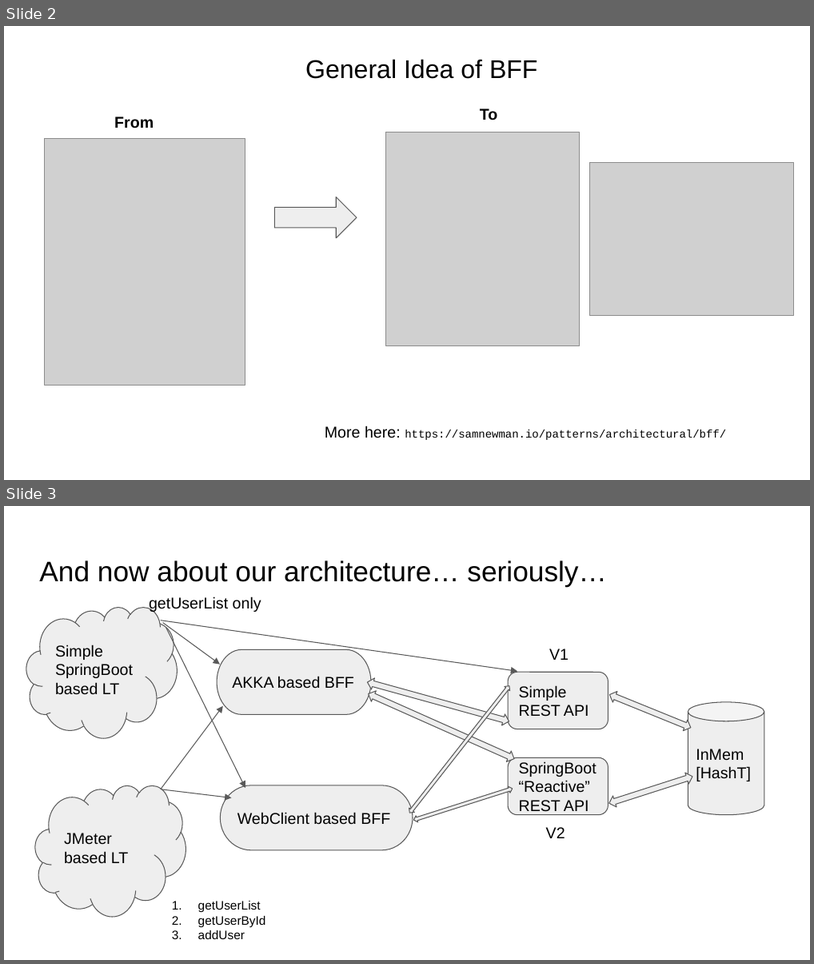
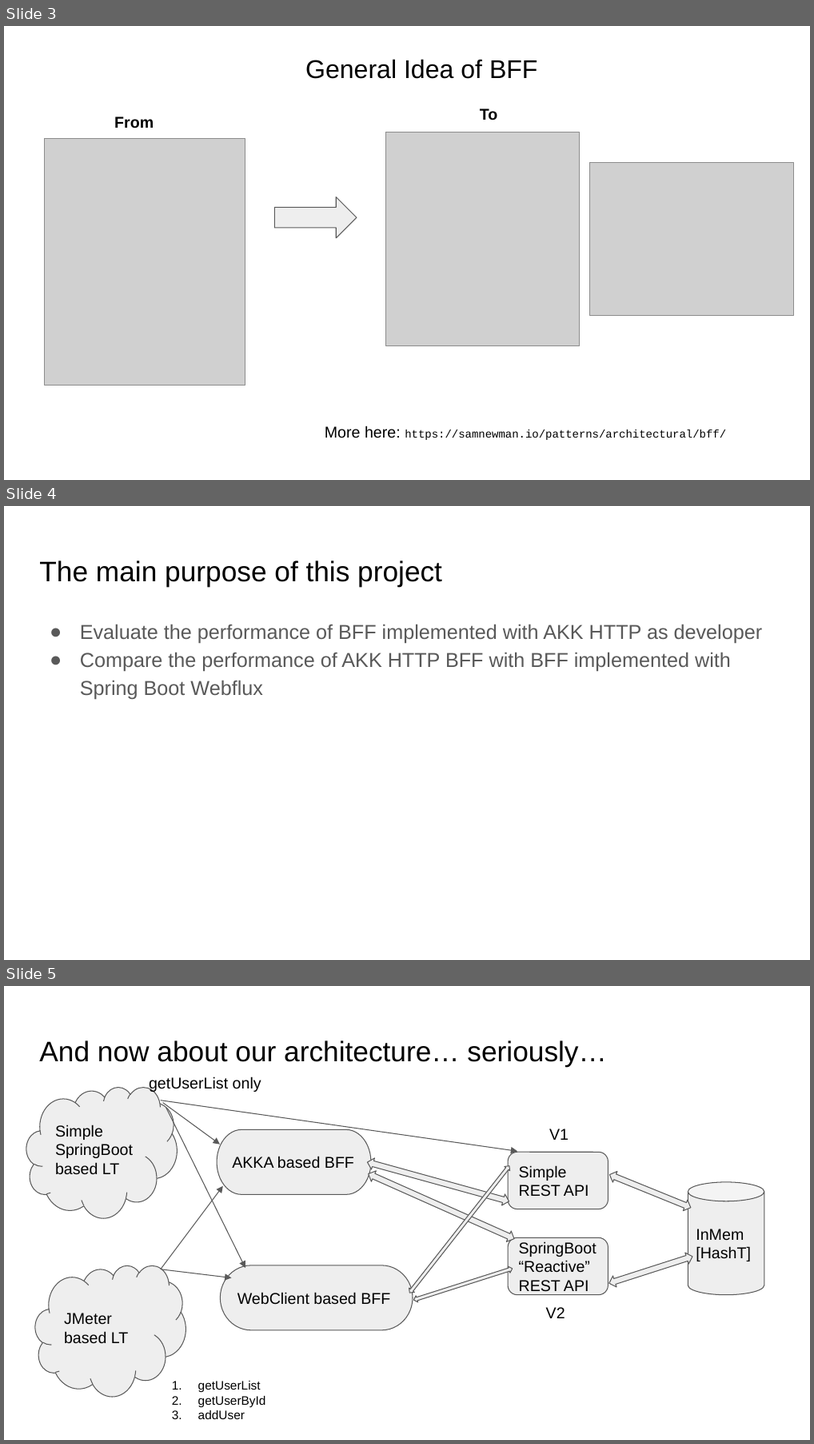
Before and after one commit to yangli2014/bffwith_akka, a slide deck: docs/BFF Akka.pptx. Shown one above the other, each under a label of ours: slides 2 and 3 before the commit, slides 3, 4 and 5 after it. The pictures are 814x964 and 814x1444 pixels, drawn with LibreOffice and Linux fonts; fonts in the diff are those of the drawing; grey boxes stand for pictures. Boxes give left, top, right and bottom in pixels: in the first picture for what was removed or moved away, otherwise in the second. Text is boxed around its words. In the diff, an @@ line names an element or a change of style, - is before the commit and + after.

```diff
--- a/docs/BFF Akka.pptx
+++ b/docs/BFF Akka.pptx
@@ slide 4 added at (x1=4, y1=506, x2=810, y2=960), background #FFFFFF @@
@@ title added at (x1=39, y1=560, x2=442, y2=586), 25.2 pt, text #000000 @@
+The main purpose of this project
@@ text added at (x1=80, y1=624, x2=763, y2=699), 18 pt, text #595959 @@
+● Evaluate the performance of BFF implemented with AKK HTTP as developer
+● Compare the performance of AKK HTTP BFF with BFF implemented with Spring Boot Webflux
@@ what was slide 2 is now slide 3 @@
@@ what was slide 3 is now slide 5 @@
```
Also in this commit, not shown: 1 slide changed, 4 other slides added, 3 other files.
